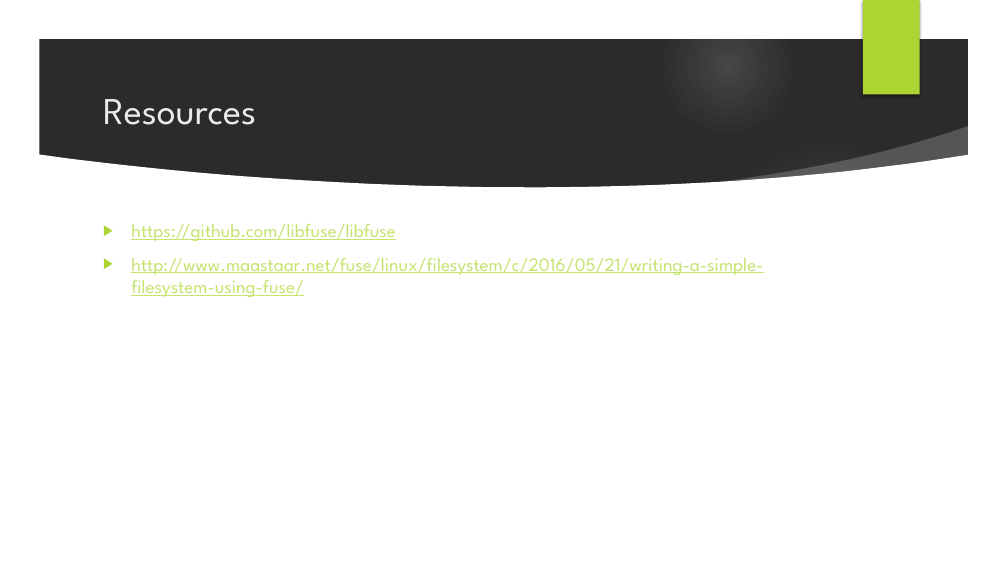
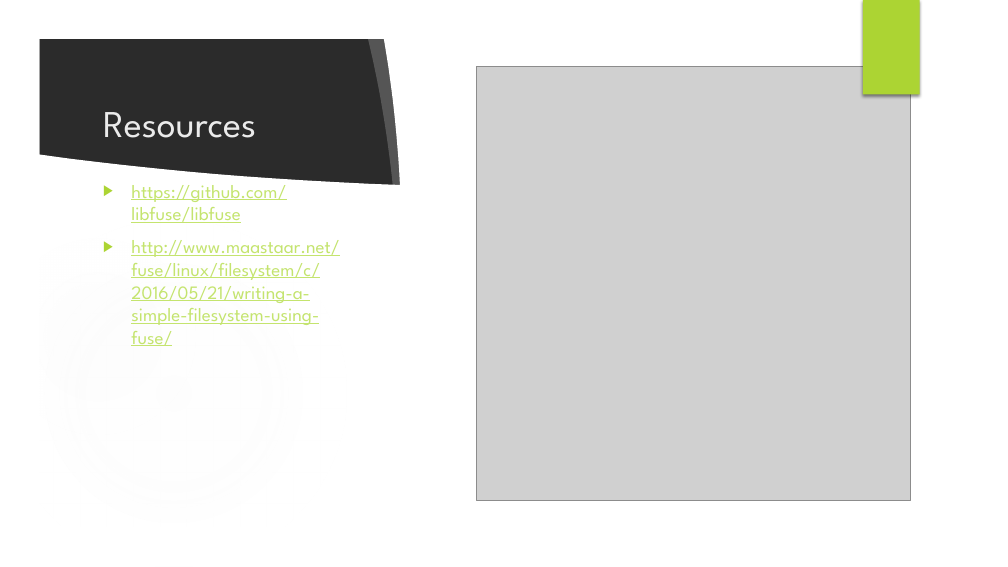
Before and after one commit to jennicar/Operating-Systems, a slide deck: slide 9 of presentation.pptx (slide 8 before the commit). Drawn at 1008x567 pixels with LibreOffice and Linux fonts; fonts in the diff are those of the drawing; grey boxes stand for pictures; background and template pictures are left out; a plain dark background stands for a picture behind light text. Boxes give left, top, right and bottom in pixels: in the first picture for what was removed or moved away, otherwise in the second. Text is boxed around its words. In the diff, an @@ line names an element or a change of style, - is before the commit and + after.

```diff
--- a/presentation.pptx
+++ b/presentation.pptx
@@ group added at bbox=[0, 0, 1008, 567]: 4 ellipses, 3 freeform shapes, 1 rectangle @@
@@ rectangle removed at bbox=[863, 0, 920, 95] @@
@@ rectangle added at bbox=[863, 0, 920, 95], fill #ACD433 @@
@@ title "Resources": place and size @@
-title "Resources" at bbox=[103, 99, 256, 125]
+title "Resources" at bbox=[103, 112, 256, 138]
@@ picture added at bbox=[476, 67, 910, 501] @@
@@ ellipse removed at bbox=[712, 138, 944, 371] @@
@@ text "https://github.com/libfuse/libfuse" rewrapped from bbox=[131, 224, 763, 297] to bbox=[131, 178, 339, 346] @@
```
Also in this commit, not shown: 3 other slides changed, 4 slides added, 3 slides removed, 3 other files.
